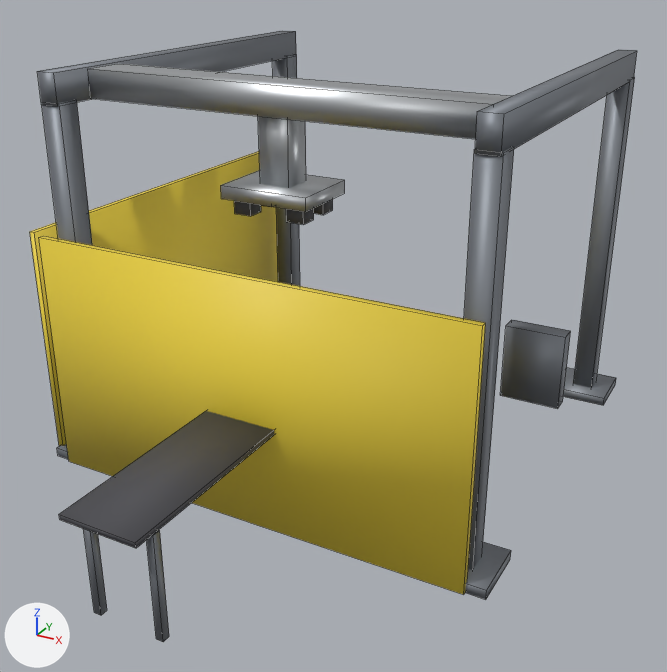
A saved change to the FBX model Tools/butchery/fbx/SM_PALLETISER.fbx.
Before and after are seen from a 50 mm lens placed at (3.38, -5.99, 4.16), pointed at (0.15, -0.11, 1.22). The axes (+X, +Y, +Z) are drawn at lower left. The lights are the same throughout. The first picture is the older version. Mesh edges are drawn as thin lines.

In view in the first picture: 'SM_PALLETISER'.
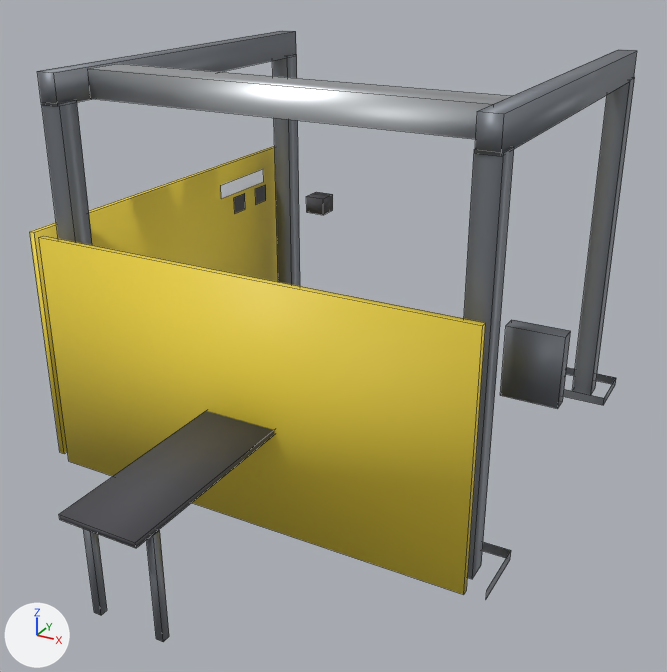
Changed parts and their boxes (x1, y1, x2, y2) in the pictures (667 x 672 px):
part 1 of me_sm_palletiser, deleted
    before: (258, 116, 306, 188)
part 2 of me_sm_palletiser, deleted
    before: (286, 208, 314, 225)
part 3 of me_sm_palletiser, deleted
    before: (57, 100, 513, 600)
part 4 of me_sm_palletiser, deleted
    before: (288, 54, 634, 398)

Patch to the scene script:
```diff
--- a/Tools/butchery/fbx/SM_PALLETISER.fbx.py
+++ b/Tools/butchery/fbx/SM_PALLETISER.fbx.py
@@ me_sm_palletiser @@
 # used by ob_sm_palletiser; location = (0.0, 0.0, 0.0)
-me_sm_palletiser.from_pydata(...)  # 192 vertices, 144 faces; spans x -2.06..2.06, y -2.62..2.62, z 0.0..3.22
+me_sm_palletiser.from_pydata(...)  # 162 vertices, 95 faces; spans x -2.06..2.06, y -2.62..2.62, z 0.0..3.22
+# me_sm_palletiser part 1: the loose piece of 8 vertices spanning x -0.21..0.03, y -0.55..-0.31, z 2.48..3.08 is deleted
+# me_sm_palletiser part 2: the loose piece of 8 vertices spanning x 0.06..0.2, y -0.64..-0.5, z 2.28..2.4 is deleted
+# me_sm_palletiser part 3
+# 14 vertices are removed from x -2.04..0.26, y -1.08..-0.15, z 0.0..2.5
+# 28 faces are deleted
+# me_sm_palletiser part 4
+# 9 faces are deleted
 me_sm_palletiser.materials.append(mat_m_butchery_paintedframe)
```
